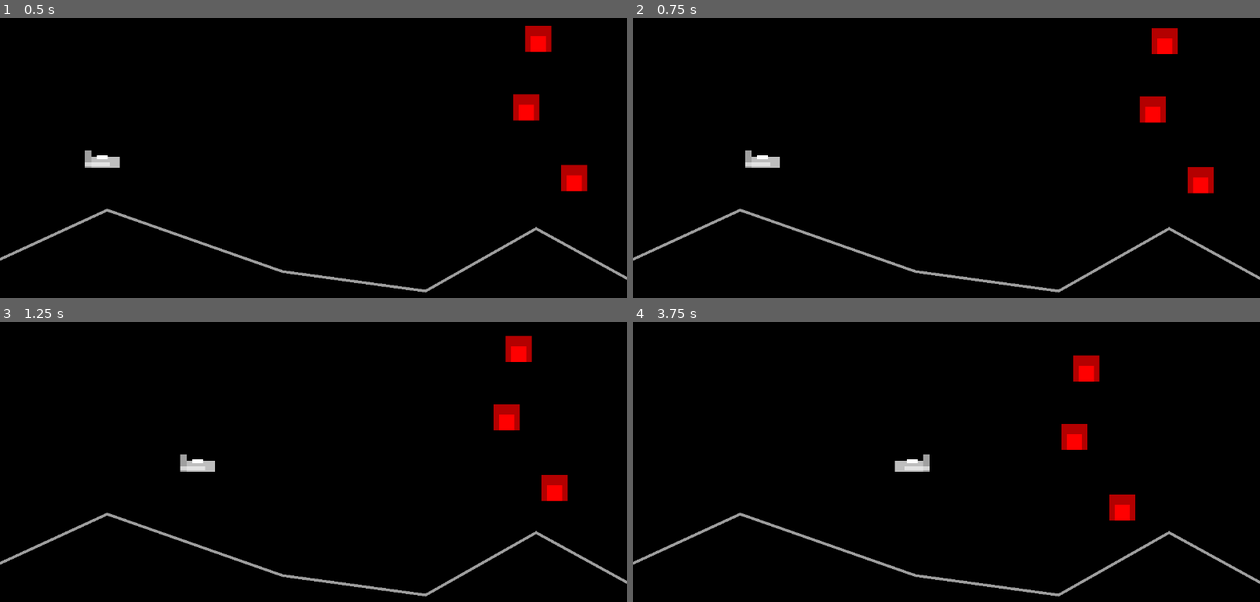
Above: before the commit, frames 1-4 (two rows, left to right).
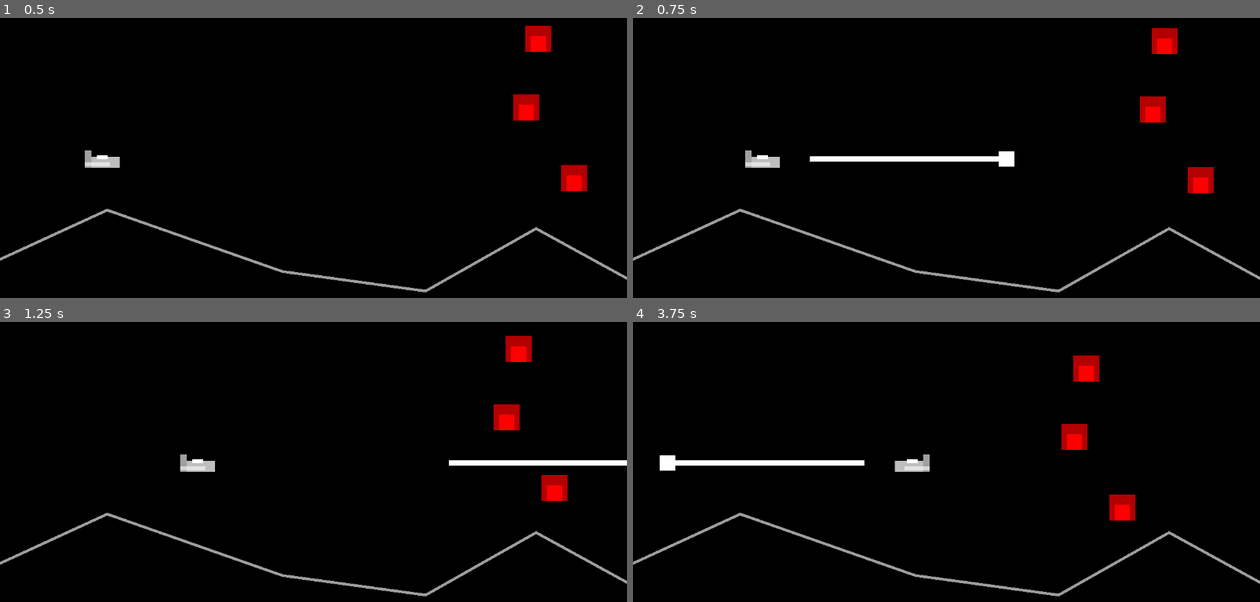
Above: after the commit, the same moments.

Repository: Toxe/godot-defender-clone
Game: Godot game, scene res://scenes/levels/main.tscn
The game is run twice, just before and just after one commit, with the same random seed, the same clock (stepped at 60 frames per second) and the same inputs.
Inputs:
- Up to frame 1 (0.5 s): no input
- Up to frame 2 (0.75 s): hold Right (move_right) from 0.53 s (still down); tap Space (fire) at 0.6 s
- Up to frame 3 (1.25 s): keep holding Right (move_right)
- Up to frame 4 (3.75 s): release Right (move_right) at 1.28 s; hold Down (move_down) 1.28-2.03 s; tap Space (fire) every 0.75 s from 1.35 to 3.6 s; hold Right (move_right) 2.03-2.78 s; hold Up (move_up) 2.78-3.53 s; hold Left (move_left) from 3.53 s (still down)

Frame 1 is identical in both runs. In frame 2, 0.8% of the frame differs, in the area x 28-61%, y 47-54%; in frame 3, 0.6%; in frame 4, 0.8%.

Commit message:
Player can fire lasers and destroy enemies

Diff:
--- a/G01_Defender/project.godot
+++ b/G01_Defender/project.godot
@@ -60,3 +60,4 @@
 
 2d_physics/layer_1="Player"
 2d_physics/layer_2="Enemies"
+2d_physics/layer_3="Player Laser"
--- a/G01_Defender/scenes/enemies/enemy.gd
+++ b/G01_Defender/scenes/enemies/enemy.gd
@@ -1,4 +1,4 @@
-class_name Enemy extends Area2D
+extends Area2D
 
 const speed: float = 50
 var direction := Vector2(-1, 0.3).normalized()
@@ -6,3 +6,7 @@
 
 func _physics_process(delta):
     position += direction * speed * delta
+
+
+func _on_area_entered(_area):
+    queue_free()
--- a/G01_Defender/scenes/enemies/enemy.tscn
+++ b/G01_Defender/scenes/enemies/enemy.tscn
@@ -7,7 +7,7 @@
 
 [node name="Enemy" type="Area2D"]
 collision_layer = 2
-collision_mask = 0
+collision_mask = 4
 script = ExtResource("1_btejo")
 
 [node name="CollisionShape2D" type="CollisionShape2D" parent="."]
@@ -40,3 +40,5 @@
 grow_horizontal = 2
 grow_vertical = 2
 color = Color(1, 0, 0, 1)
+
+[connection signal="area_entered" from="." to="." method="_on_area_entered"]
--- /dev/null
+++ b/G01_Defender/scenes/player/laser.gd
@@ -0,0 +1,18 @@
+extends Area2D
+
+const speed: float = 1000
+var direction := Vector2.RIGHT
+
+
+func setup(spawn_position: Vector2, orientation: float):
+    global_position = spawn_position
+    direction = direction * orientation
+    scale.x = orientation
+
+
+func _physics_process(delta):
+    position += direction * speed * delta
+
+
+func _on_area_entered(_area):
+    queue_free()
--- /dev/null
+++ b/G01_Defender/scenes/player/laser.tscn
@@ -0,0 +1,36 @@
+[gd_scene load_steps=3 format=3 uid="uid://bqhxm0di6ey0l"]
+
+[ext_resource type="Script" path="res://scenes/player/laser.gd" id="1_xjoqe"]
+
+[sub_resource type="RectangleShape2D" id="RectangleShape2D_mb36n"]
+size = Vector2(368, 10)
+
+[node name="Laser" type="Area2D"]
+collision_layer = 4
+collision_mask = 2
+script = ExtResource("1_xjoqe")
+
+[node name="CollisionShape2D" type="CollisionShape2D" parent="."]
+position = Vector2(184, 0)
+shape = SubResource("RectangleShape2D_mb36n")
+
+[node name="ColorRect" type="ColorRect" parent="."]
+anchors_preset = 4
+anchor_top = 0.5
+anchor_bottom = 0.5
+offset_top = -5.0
+offset_right = 368.0
+offset_bottom = 5.0
+grow_vertical = 2
+
+[node name="ColorRect2" type="ColorRect" parent="."]
+anchors_preset = 4
+anchor_top = 0.5
+anchor_bottom = 0.5
+offset_left = 347.0
+offset_top = -14.0
+offset_right = 376.0
+offset_bottom = 14.0
+grow_vertical = 2
+
+[connection signal="area_entered" from="." to="." method="_on_area_entered"]
--- a/G01_Defender/scenes/player/player.gd
+++ b/G01_Defender/scenes/player/player.gd
@@ -1,14 +1,26 @@
-class_name Player extends Area2D
+extends Area2D
 
 signal player_killed
 
+const laser_scene = preload("res://scenes/player/laser.tscn")
 const speed: float = 250
+
+
+func _process(_delta):
+    if Input.is_action_just_pressed("fire"):
+        fire_laser()
 
 
 func _physics_process(delta):
     var direction = Input.get_vector("move_left", "move_right", "move_up", "move_down")
     update_horizontal_orientation(direction.x)
     position += direction * speed * delta
+
+
+func fire_laser():
+    var laser = laser_scene.instantiate()
+    laser.setup(global_position, get_horizontal_orientation())
+    get_parent().add_child(laser)
 
 
 func get_horizontal_orientation() -> float:
